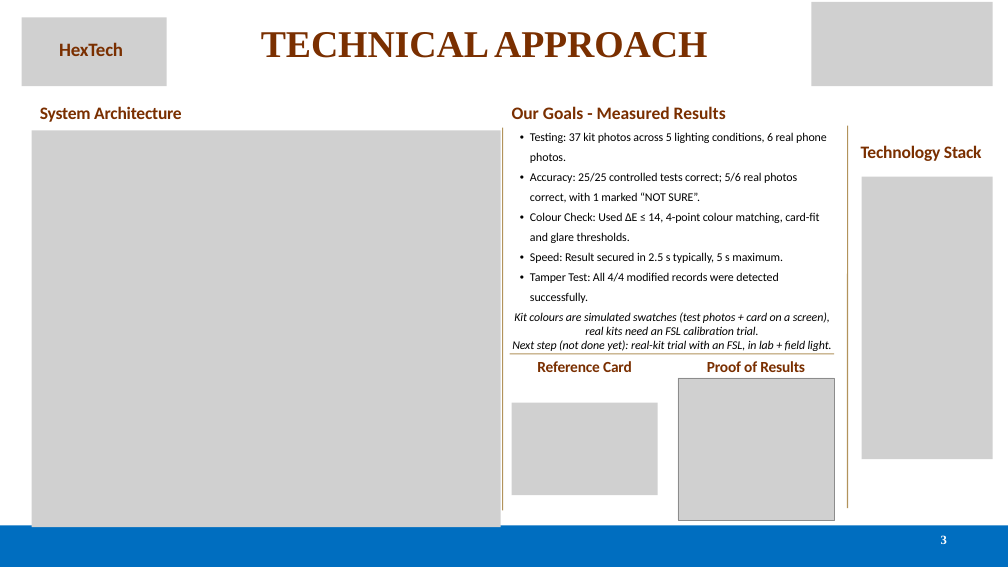
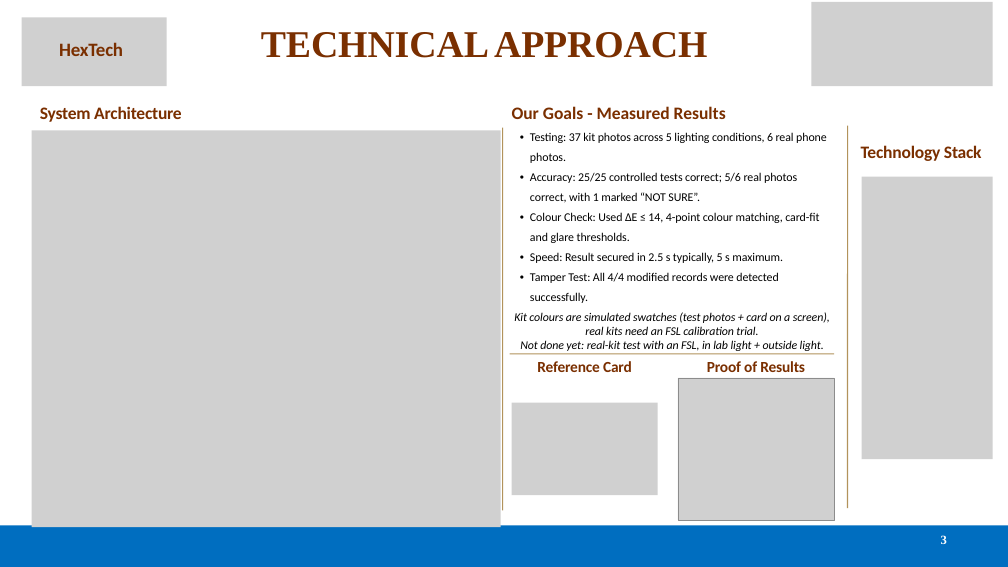
Before and after one commit to Lokeshraj2006/NarcTest, a slide deck: slide 3 of docs/deck_v6/K26234_SIH26231_v6.pptx. Drawn at 1008x567 pixels with LibreOffice and Linux fonts; fonts in the diff are those of the drawing; grey boxes stand for pictures. Boxes give left, top, right and bottom in pixels: in the first picture for what was removed or moved away, otherwise in the second. Text is boxed around its words. In the diff, an @@ line names an element or a change of style, - is before the commit and + after.

```diff
--- a/docs/deck_v6/K26234_SIH26231_v6.pptx
+++ b/docs/deck_v6/K26234_SIH26231_v6.pptx
@@ text at [520,340,824,351]: text changed @@
-Next step (not done yet): real-kit trial with an FSL, in lab + field light.
+Not done yet: real-kit test with an FSL, in lab light + outside light.
```
Also in this commit, not shown: 3 other slides changed, 4 other files.
